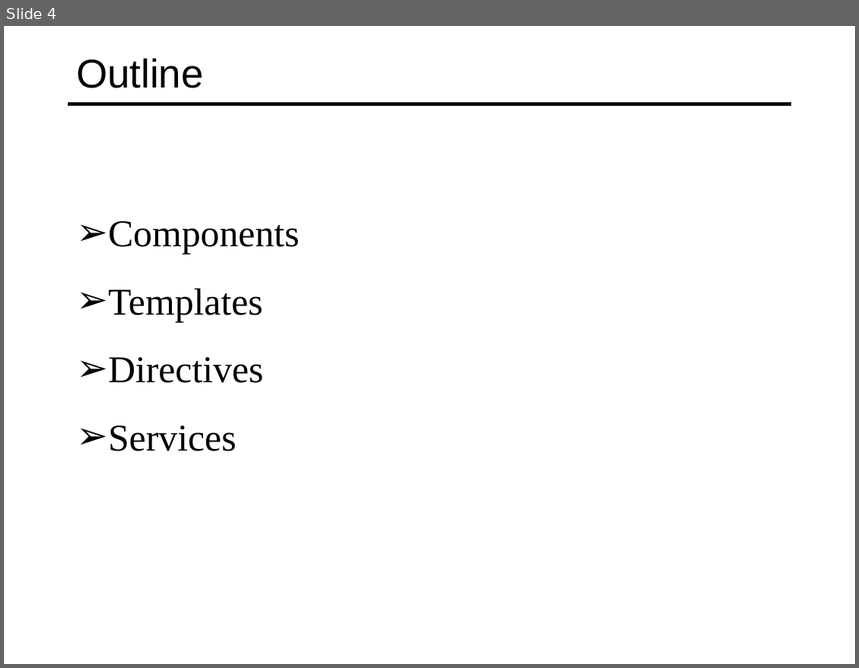
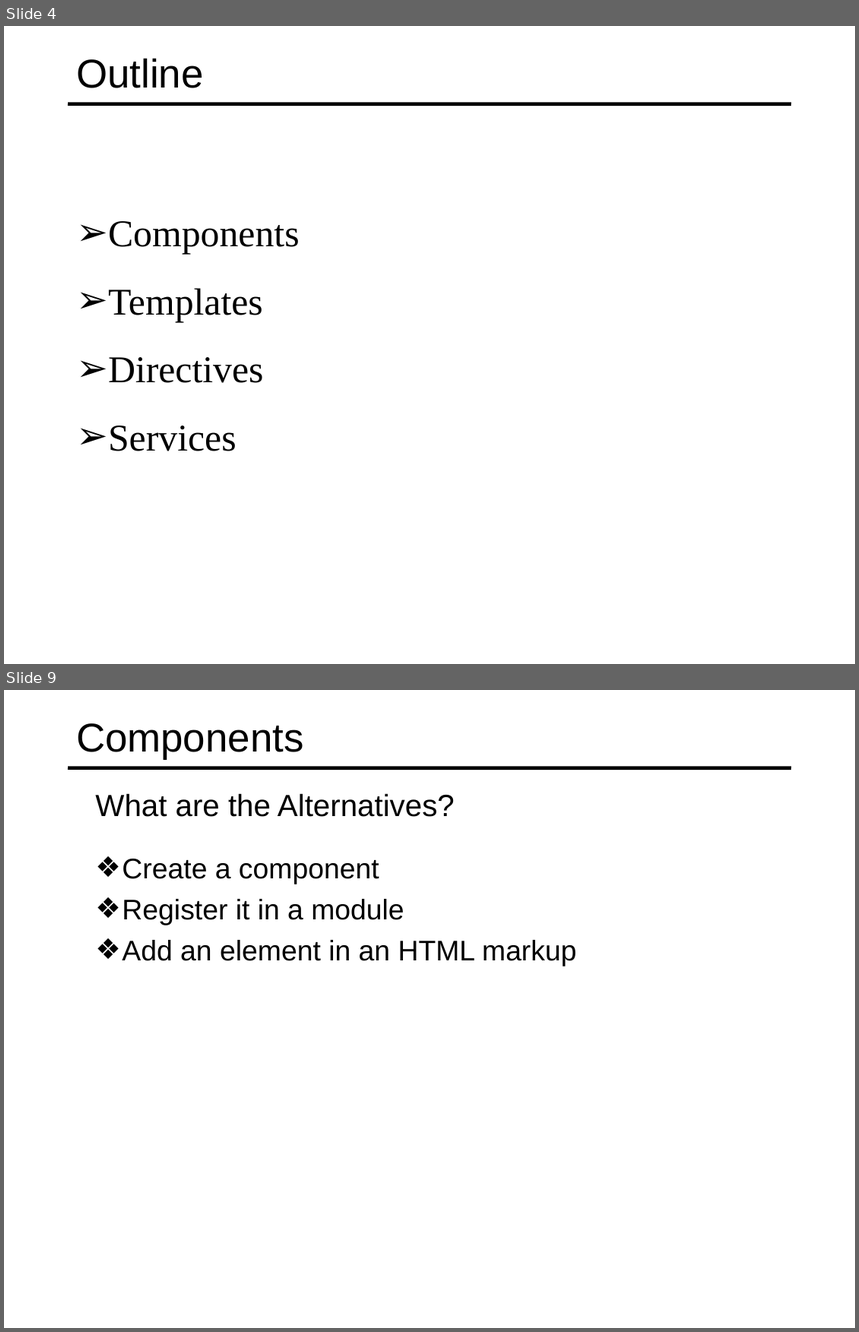
Before and after one commit to specter01wj/Jago_Link_Training, a slide deck: Angular/Angular7/Angular Advanced Course/Essentials/1.Fundamentals/L1_Fundamentals.ppt. Shown one above the other, each under a label of ours: slide 4 before the commit, slides 4 and 9 after it; the slides between them are not shown. The pictures are 859x668 and 859x1332 pixels, drawn with LibreOffice and Linux fonts; fonts in the diff are those of the drawing. Boxes give left, top, right and bottom in pixels: in the first picture for what was removed or moved away, otherwise in the second. Text is boxed around its words. In the diff, an @@ line names an element or a change of style, - is before the commit and + after.

```diff
--- a/Angular/Angular7/Angular Advanced Course/Essentials/1.Fundamentals/L1_Fundamentals.ppt
+++ b/Angular/Angular7/Angular Advanced Course/Essentials/1.Fundamentals/L1_Fundamentals.ppt
@@ slide 9 added at (x1=4, y1=690, x2=855, y2=1328), background #FFFFFF; not listed: 1 template element that a slide beside it also shows @@
@@ title added at (x1=76, y1=723, x2=303, y2=760), 34 pt, text #000000 @@
+Components
@@ text added at (x1=95, y1=793, x2=455, y2=817), 25.9 pt, text #000000 @@
+  What are the Alternatives?
@@ text added at (x1=122, y1=859, x2=576, y2=967), 24 pt, text #000000 @@
+  ❖ Create a component
+  ❖ Register it in a module
+  ❖ Add an element in an HTML markup
```
Also in this commit, not shown: 4 other slides added, 1 slide removed, 2 other files.
